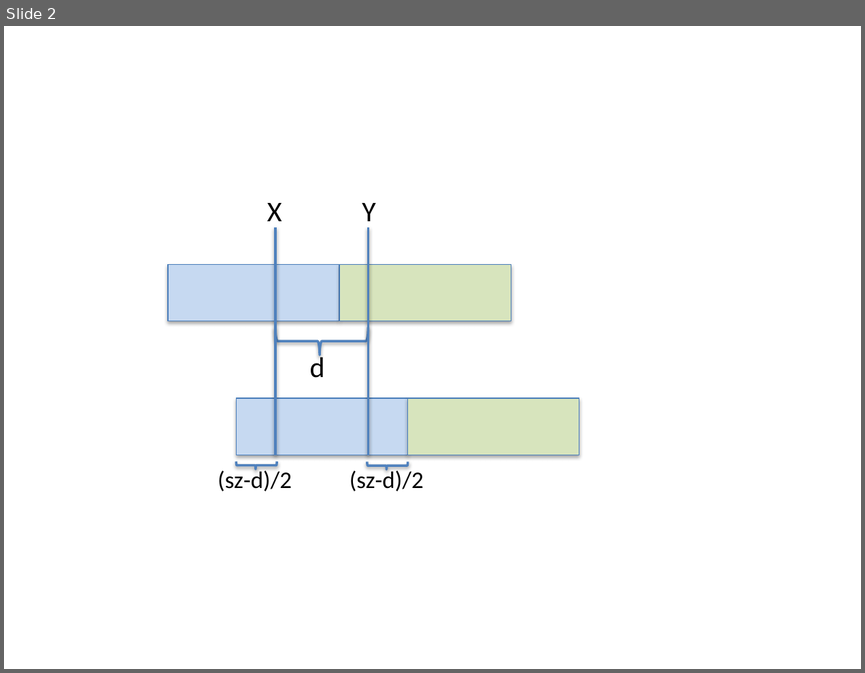
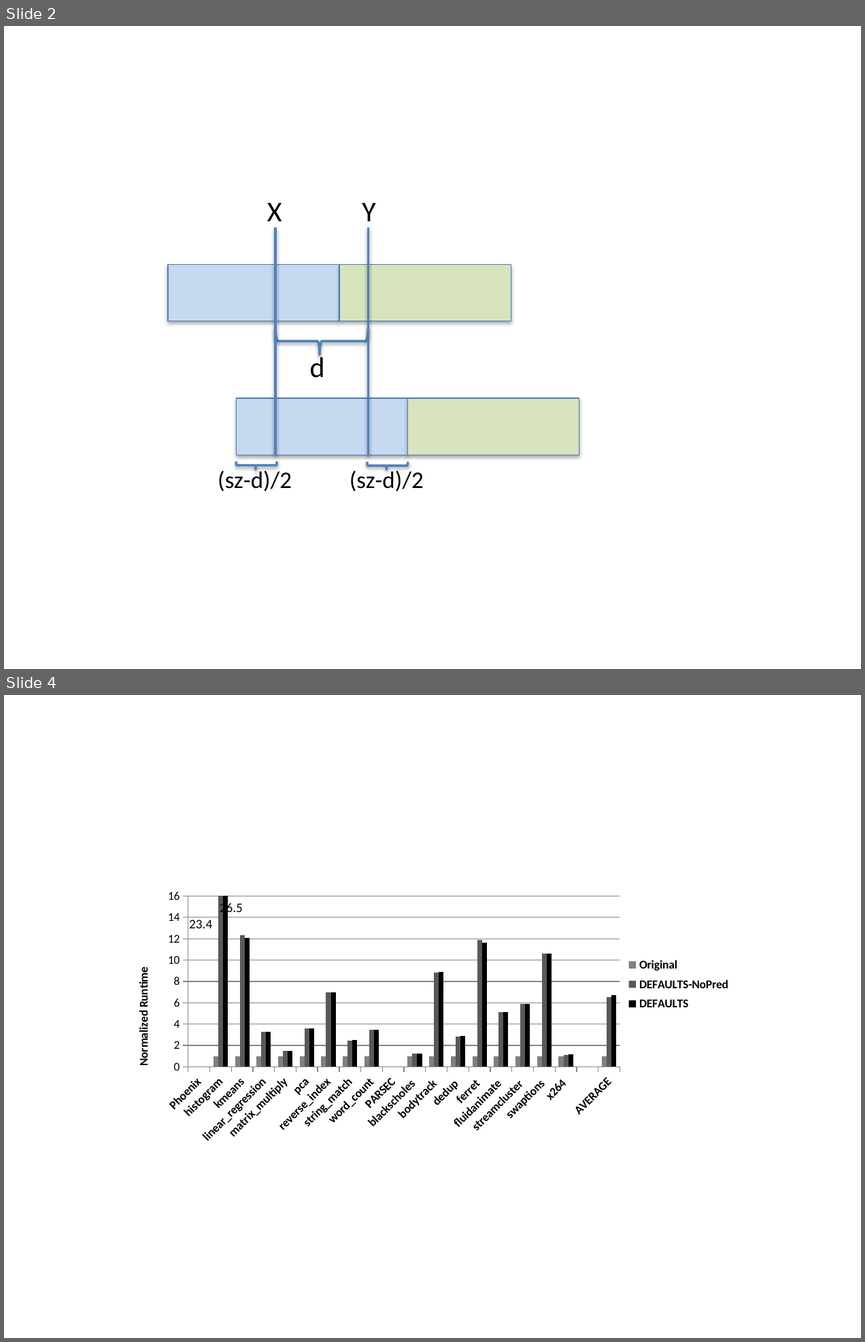
Before and after one commit to plasma-umass/Predator, a slide deck: fig/DefaultsPaper.pptx. Shown one above the other, each under a label of ours: slide 2 before the commit, slides 2 and 4 after it; the slides between them are not shown. The pictures are 865x673 and 865x1342 pixels, drawn with LibreOffice and Linux fonts; fonts in the diff are those of the drawing. Boxes give left, top, right and bottom in pixels: in the first picture for what was removed or moved away, otherwise in the second. Text is boxed around its words. In the diff, an @@ line names an element or a change of style, - is before the commit and + after.

```diff
--- a/fig/DefaultsPaper.pptx
+++ b/fig/DefaultsPaper.pptx
@@ slide 4 added at box(4, 695, 861, 1338), background #FFFFFF @@
@@ column chart added at box(118, 884, 746, 1149) @@
+categories: Phoenix, histogram, kmeans, linear_regression, matrix_multiply, pca, reverse_index, string_match, word_count, PARSEC, blackscholes , bodytrack , dedup , ferret , fluidanimate , streamcluster , swaptions , x264 , , AVERAGE
+Original: -, 1, 1, 1, 1, 1, 1, 1, 1, -, 1, 1, 1, 1, 1, 1, 1, 1, -, 1
+DEFAULTS-NoPred: -, 23.4, 12.3, 3.2, 1.5, 3.6, 7, 2.5, 3.4, -, 1.2, 8.8, 2.8, 11.9, 5.1, 5.9, 10.6, 1.1, -, 6.5
+DEFAULTS: -, 26.5, 12.1, 3.3, 1.5, 3.6, 7, 2.5, 3.4, -, 1.2, 8.9, 2.9, 11.7, 5.1, 5.9, 10.6, 1.2, -, 6.7
@@ text added at box(220, 901, 243, 915), 11 pt, text #000000 @@
+26.5
@@ text added at box(189, 919, 212, 928), 11 pt, text #000000 @@
+23.4
```
Also in this commit, not shown: 1 slide changed, 1 other slide added, 2 other files.
